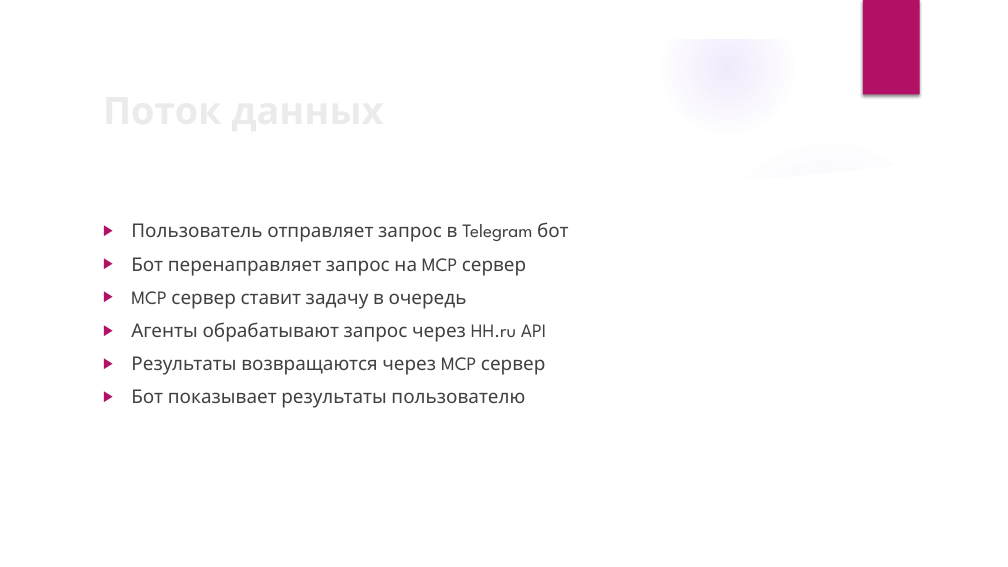
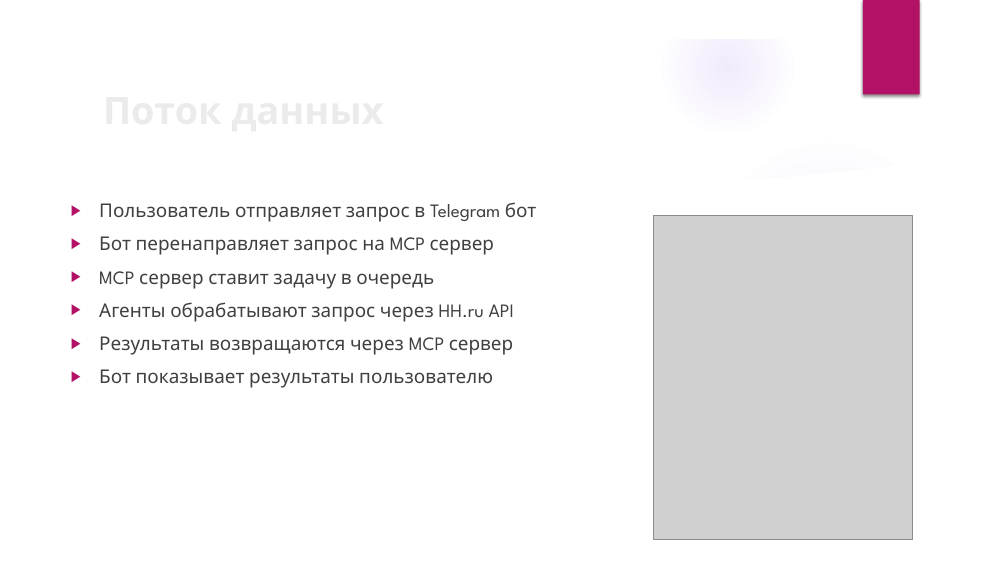
Before and after one commit to Soitch/mcphack, a slide deck: slide 4 of MCPproject.pptx. Drawn at 1008x567 pixels with LibreOffice and Linux fonts; fonts in the diff are those of the drawing; grey boxes stand for pictures; background and template pictures are left out. Boxes give left, top, right and bottom in pixels: in the first picture for what was removed or moved away, otherwise in the second. Text is boxed around its words. In the diff, an @@ line names an element or a change of style, - is before the commit and + after.

```diff
--- a/MCPproject.pptx
+++ b/MCPproject.pptx
@@ text "Пользователь отправляет запрос в Telegram ..." moved from (x1=131, y1=222, x2=569, y2=408) to (x1=99, y1=202, x2=537, y2=388) @@
@@ picture added at (x1=654, y1=216, x2=913, y2=539) @@
```
Also in this commit, not shown: 1 other slide changed, 11 other files.
